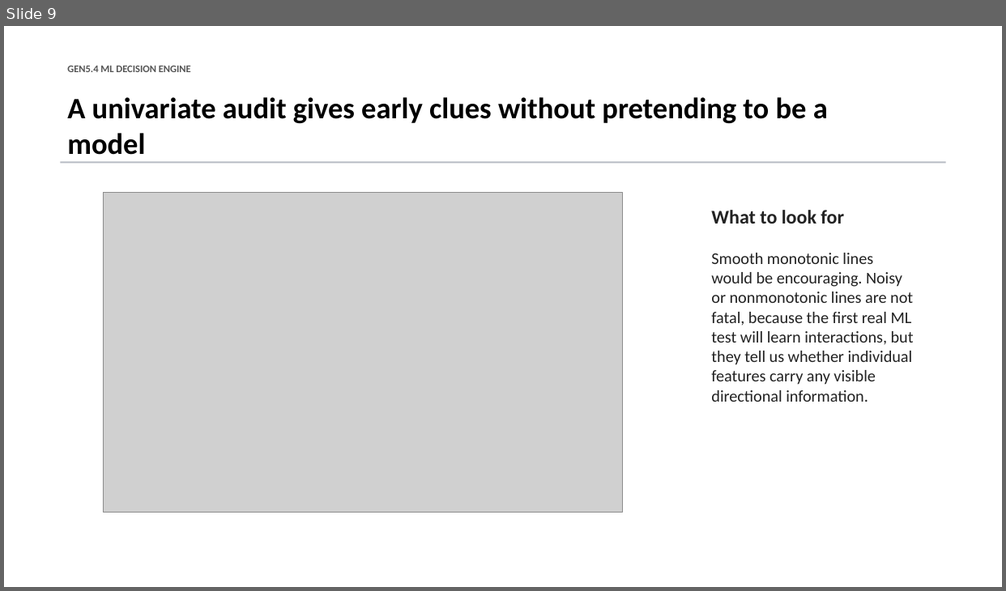
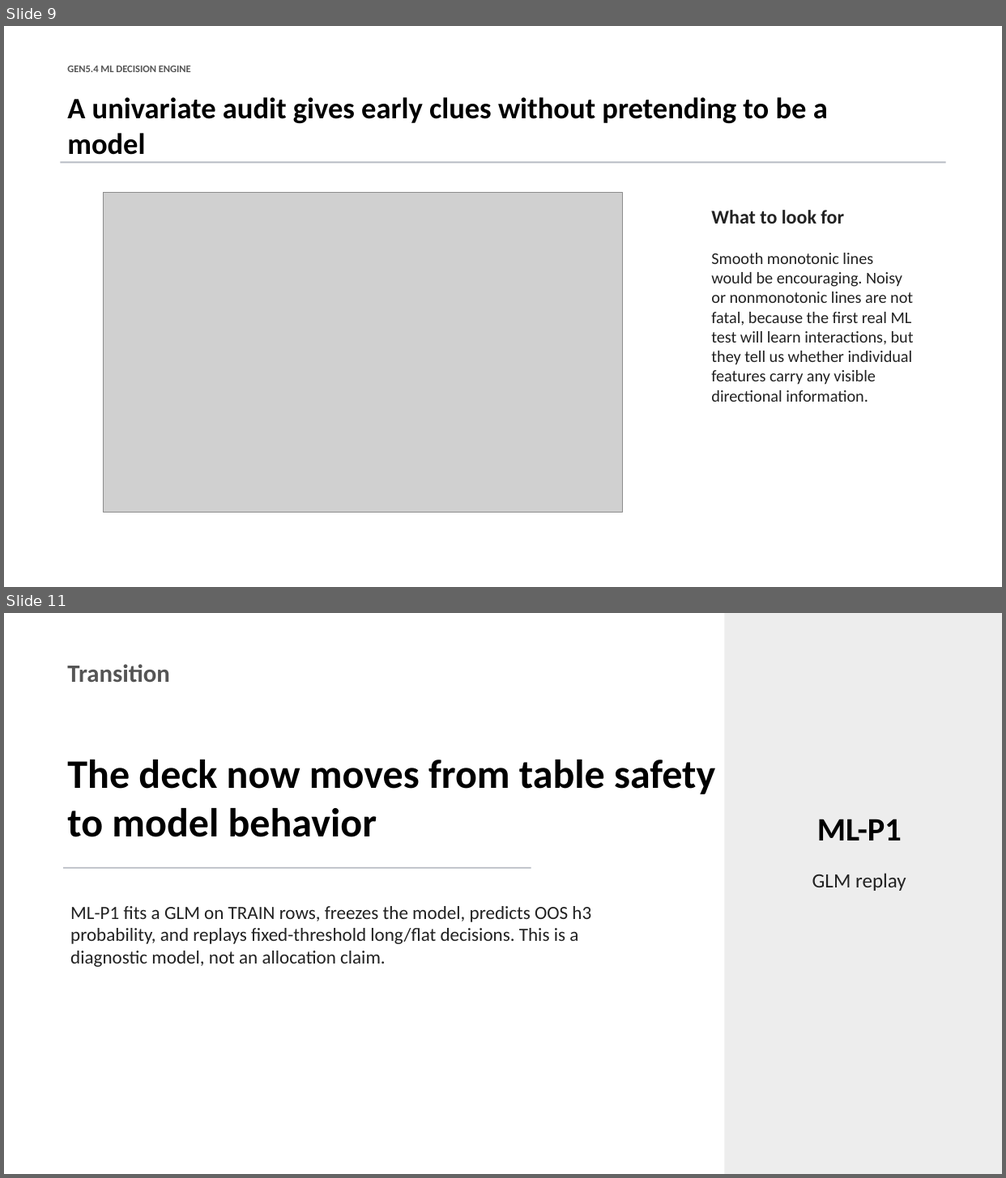
Before and after one commit to Francisc0Franc0/Time-Series-Modeling-Gen5, a slide deck: presentations/gen5_4_ml_decision_engine_incremental_build.pptx. Shown one above the other, each under a label of ours: slide 9 before the commit, slides 9 and 11 after it; the slides between them are not shown. The pictures are 1006x591 and 1006x1178 pixels, drawn with LibreOffice and Linux fonts; fonts in the diff are those of the drawing; grey boxes stand for pictures. Boxes give left, top, right and bottom in pixels: in the first picture for what was removed or moved away, otherwise in the second. Text is boxed around its words. In the diff, an @@ line names an element or a change of style, - is before the commit and + after.

Commit message:
Add Gen5.4 GLM replay diagnostic

```diff
--- a/presentations/gen5_4_ml_decision_engine_incremental_build.pptx
+++ b/presentations/gen5_4_ml_decision_engine_incremental_build.pptx
@@ slide 11 added at box(4, 613, 1002, 1174), background #FFFFFF @@
@@ rectangle added at box(724, 613, 1002, 1174), fill #EDEDED @@
@@ text added at box(67, 664, 170, 682), 24 pt, text #555555, bold @@
+Transition
@@ text added at box(67, 760, 715, 837), 39 pt, text #000000, bold @@
+The deck now moves from table safety to model behavior
@@ text added at box(817, 819, 901, 841), 31.5 pt, text #000000, bold @@
+ML-P1
@@ rectangle added at box(63, 867, 531, 869), fill #B8BCC4 @@
@@ text added at box(812, 873, 906, 891), 19.5 pt, text #222222 @@
+GLM replay
@@ text added at box(70, 906, 591, 967), 18 pt, text #222222 @@
+ML-P1 fits a GLM on TRAIN rows, freezes the model, predicts OOS h3 probability, and replays fixed-threshold long/flat decisions. This is a diagnostic model, not an allocation claim.
```
Also in this commit, not shown: 1 slide changed, 6 other slides added, 6 other files.
